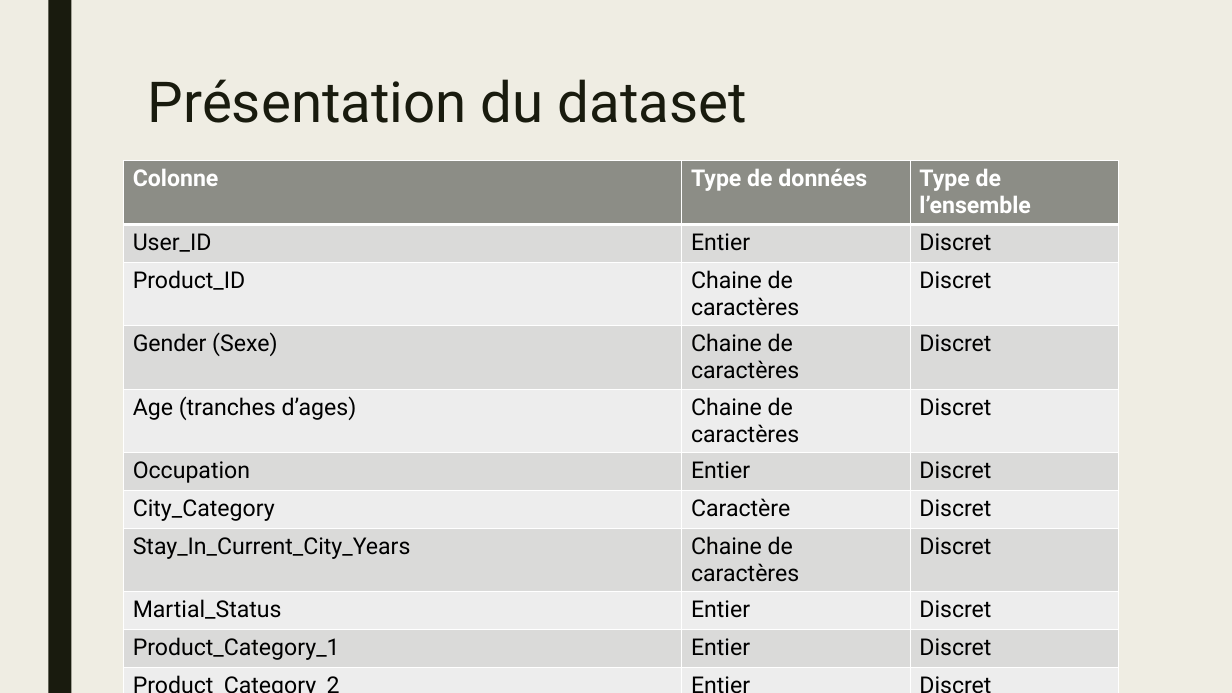
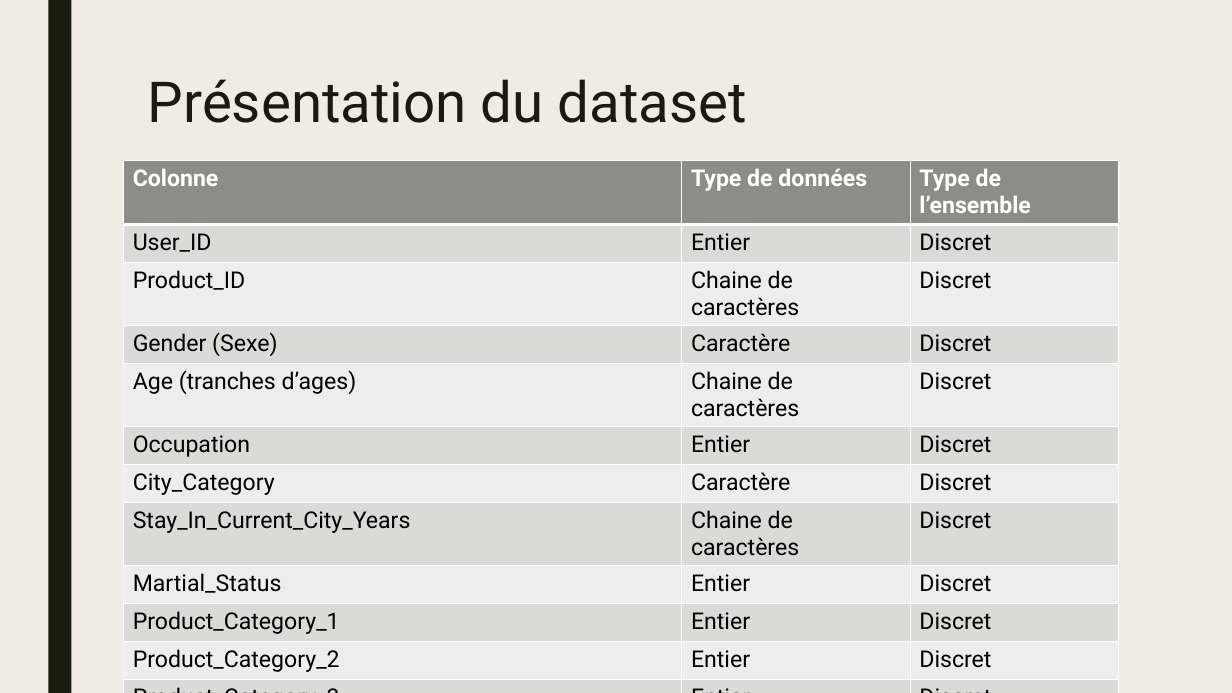
Before and after one commit to HamaniKhalil/black-friday-predict, a slide deck: slide 9 of presentation/fdd-hk-presentation-bf.pptx. Drawn at 1232x693 pixels with LibreOffice and Linux fonts; fonts in the diff are those of the drawing. Boxes give left, top, right and bottom in pixels: in the first picture for what was removed or moved away, otherwise in the second. Text is boxed around its words. In the diff, an @@ line names an element or a change of style, - is before the commit and + after.

Commit message:
Updated the datatypes in dataset description table in slide N° 9 with the right datatypes

```diff
--- a/presentation/fdd-hk-presentation-bf.pptx
+++ b/presentation/fdd-hk-presentation-bf.pptx
@@ table at (124,161,1118,676) @@
-row 4, column 2: Chaine de caractères
+row 4, column 2: Caractère
```
Also in this commit, not shown: 1 other file.
